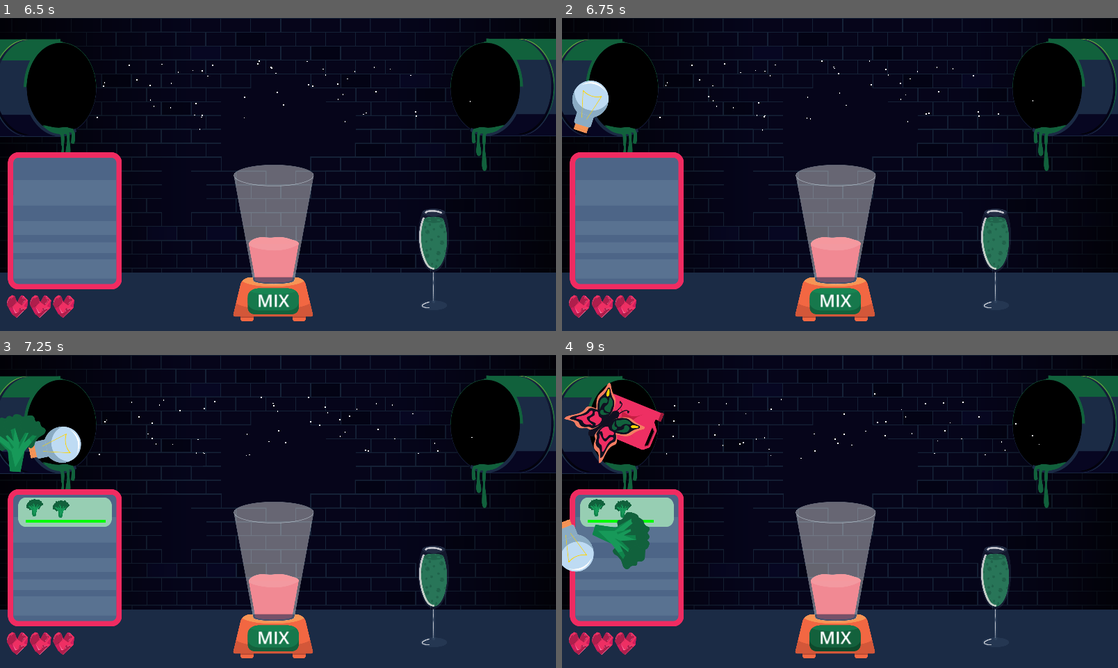
Above: before the commit, frames 1-4 (two rows, left to right).
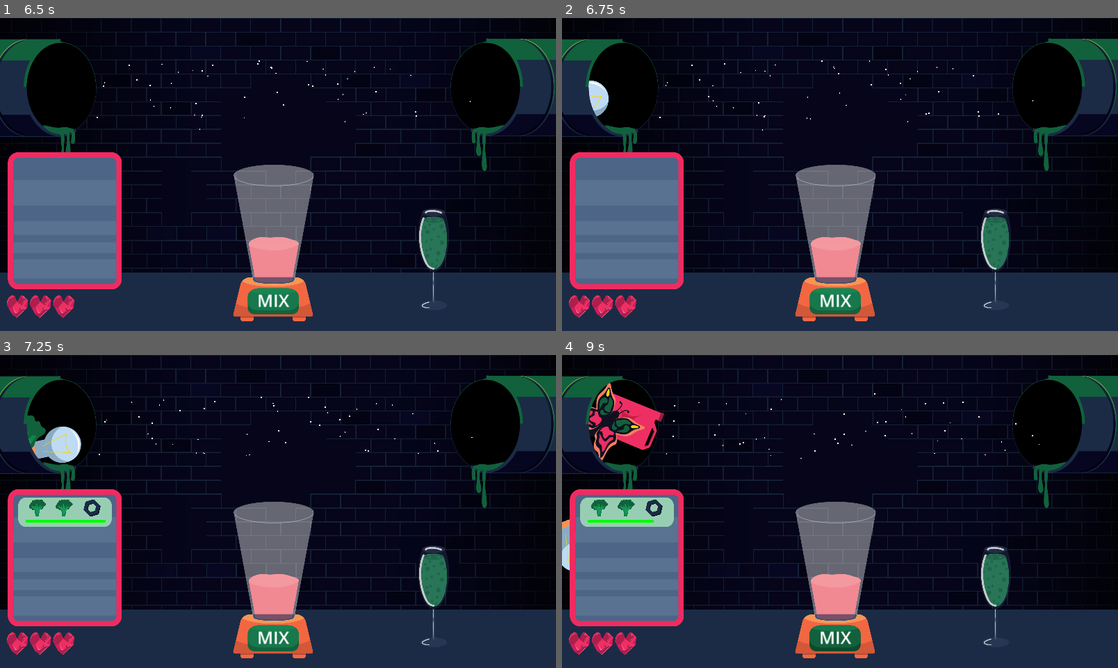
Above: after the commit, the same moments.

Repository: Daxidz/orbital-5-cyberpunk
Game: Godot game, scene res://src/scene_manager.tscn
The game is run twice, just before and just after one commit, with the same random seed, the same clock (stepped at 60 frames per second) and the same inputs.
Inputs (mouse positions are in pixels of both pictures, inside the frame that each line leads up to):
- Up to frame 1 (6.5 s): click (444, 280) at 0.5 s; click (444, 280) at 1.25 s; click (127, 183) at 2 s; click (127, 183) at 2.75 s; move the mouse to (400, 158) at 3.52 s; press the mouse at (400, 158) at 3.53 s; move the mouse to (166, 190) at 4.27 s; release the mouse at (166, 190) at 4.28 s; click (166, 190) at 4.35 s; click (272, 299) at 5 s; click (272, 299) at 5.75 s
- Up to frame 2 (6.75 s): click (834, 299) at 6.5 s
- Up to frame 3 (7.25 s): no input
- Up to frame 4 (9 s): move the mouse to (617, 442) at 7.27 s; press the mouse at (617, 442) at 7.28 s; move the mouse to (623, 442) at 8.02 s; release the mouse at (623, 442) at 8.03 s; click (623, 442) at 8.1 s; move the mouse to (628, 417) at 8.77 s; press the mouse at (628, 417) at 8.78 s

Frame 1 is identical in both runs. In frame 2, 0.5% of the frame differs, in the area x 1-7%, y 20-37%; in frame 3, 1.0%; in frame 4, 1.9%, in the area x 0-19%, y 8-70%.

Commit message:
Z-indexes and offsets

Diff:
--- a/src/Ingredient.tscn
+++ b/src/Ingredient.tscn
@@ -73,6 +73,7 @@
 
 [node name="IngrTest" type="RigidBody2D" groups=["ingr"]]
 z_index = 7
+z_as_relative = false
 input_pickable = true
 mass = 0.01
 freeze_mode = 1
--- a/src/main.tscn
+++ b/src/main.tscn
@@ -127,14 +127,15 @@
 texture = ExtResource("8_wht4i")
 
 [node name="Tuyau3" type="Sprite2D" parent="."]
-z_index = 2
+z_index = 10
+z_as_relative = false
 texture_repeat = 1
 position = Vector2(-101, 300.95)
 scale = Vector2(1, 1.25109)
 texture = ExtResource("8_sx4yy")
 
 [node name="Ecran" type="Sprite2D" parent="."]
-z_index = 2
+z_index = 12
 z_as_relative = false
 position = Vector2(421, 463)
 scale = Vector2(-1, 1)
@@ -147,7 +148,8 @@
 texture = ExtResource("8_wht4i")
 
 [node name="Tuyau4" type="Sprite2D" parent="."]
-z_index = 2
+z_index = 10
+z_as_relative = false
 texture_repeat = 1
 position = Vector2(1989, 299)
 scale = Vector2(1, 1.25109)
@@ -156,7 +158,7 @@
 
 [node name="RecipePanel" parent="." instance=ExtResource("9_rft4q")]
 visible = false
-z_index = 10
+z_index = 15
 z_as_relative = false
 
 [node name="TextBoxesManager" parent="." instance=ExtResource("10_s6m7u")]
--- a/src/recipe_panel.tscn
+++ b/src/recipe_panel.tscn
@@ -1,14 +1,13 @@
-[gd_scene load_steps=7 format=3 uid="uid://5unhdvcfbxs3"]
+[gd_scene load_steps=5 format=3 uid="uid://5unhdvcfbxs3"]
 
 [ext_resource type="Texture2D" uid="uid://ejxee1w5bk7o" path="res://res/img/ui/fondRecettes.svg" id="1_6t78y"]
 [ext_resource type="Script" path="res://src/recipe_panel.gd" id="1_ukqw3"]
-[ext_resource type="Texture2D" uid="uid://c3ljnmxo4m6ux" path="res://res/img/ingredients/ampoule.svg" id="3_8mwrm"]
 [ext_resource type="Texture2D" uid="uid://dh72gdkithqyd" path="res://res/img/ingredients/boulon.svg" id="4_28l5s"]
-[ext_resource type="Texture2D" uid="uid://bwh2rg3puigin" path="res://res/img/ingredients/brocoli.svg" id="5_uddyp"]
 [ext_resource type="Texture2D" uid="uid://4ip7w0yjoc65" path="res://res/img/tapis.png" id="6_qqfdw"]
 
 [node name="RecipePanel" type="Node2D"]
-z_index = 1
+z_index = 15
+z_as_relative = false
 script = ExtResource("1_ukqw3")
 
 [node name="Background" type="Sprite2D" parent="."]
@@ -18,25 +17,22 @@
 centered = false
 
 [node name="Ingredient1" type="Sprite2D" parent="Background"]
-visible = false
 z_index = 3
-position = Vector2(58, 24.3838)
+position = Vector2(68, 25)
 scale = Vector2(0.3, 0.215152)
-texture = ExtResource("3_8mwrm")
+texture = ExtResource("4_28l5s")
 
 [node name="Ingredient2" type="Sprite2D" parent="Background"]
-visible = false
 z_index = 3
-position = Vector2(149, 27.2525)
+position = Vector2(160, 25)
 scale = Vector2(0.3, 0.215152)
 texture = ExtResource("4_28l5s")
 
 [node name="Ingredient3" type="Sprite2D" parent="Background"]
-visible = false
 z_index = 3
-position = Vector2(256, 25.8182)
+position = Vector2(256, 25)
 scale = Vector2(0.3, 0.215152)
-texture = ExtResource("5_uddyp")
+texture = ExtResource("4_28l5s")
 
 [node name="TimerBar" type="TextureProgressBar" parent="Background"]
 z_index = 3
